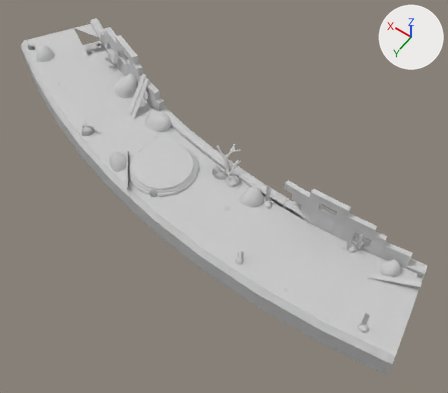
An edit to the FBX model Assets/Props/Pisos_1-2/Q1/Q1_fbx.FBX, drawn before and after from the same camera.
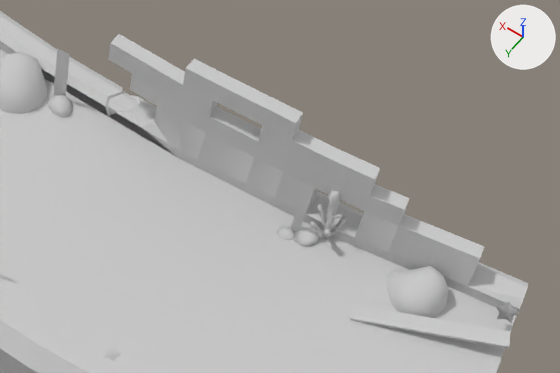
The first picture shows the older version from a 50 mm lens placed at (-5.1, 40.4, 19.4), pointed at (3.7, 28.1, 0.1). The close-ups show both versions on the part from 55% to 98% of the width and 43% to 75% of the height of that picture; other places that the commit changed are outside them. The axes (+X, +Y, +Z) are drawn at upper right. The lights are the same throughout. Where no turn or scale is listed for an object, it has been applied to the vertices. Vertices at the same position are counted once.

In view in the first close-up: 'ALGAS', 'CORAL', 'MADERA1', 'PIEDRAS3', 'PIEDRASALGAS', 'QUESITO1'.
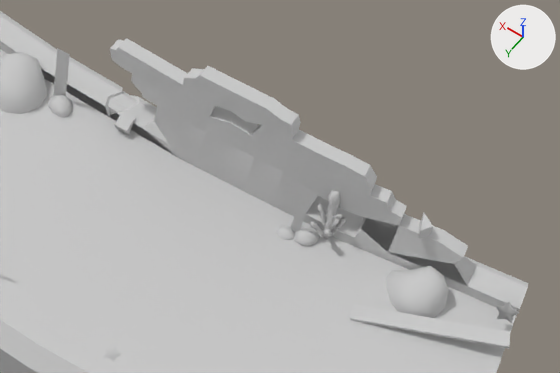
Where the change shows, as pixel boxes [x1, y1, x2, y2] in the close-ups (560 x 373 px):
'TROZOSPARED', added: after [114, 110, 433, 239]
part 1 of me_mesh_002, built on: before [108, 34, 529, 373]; after [110, 38, 476, 286]

What the commit changed:
Material 'trozopared' (mat_trozopared) is new.
Its base color is (0.588, 0.588, 0.588) (light grey #cacaca).
Its roughness is 0.859.
me_mesh_002 is used by ob_quesito1; location (0.0, 0.0, 0.0).
me_mesh_002 had 331 vertices, 344 faces and spanned x -4.9..16.2, y 23.6..31.4, z 0.0..2.7.
me_mesh_002 now has 411 vertices, 441 faces and spans x -4.9..16.2, y 23.6..31.4, z 0.0..2.8.
me_mesh_002 part 1: 2 vertices moved from x -1.7, y 27.6..27.8, z 1.7 to x -1.7, y 27.6..27.8, z 1.6; 30 vertices removed from x -3.7..1.2, y 27.3..27.9, z 1.1..2.6; 68 vertices added at x -3.5..1.2, y 27.4..27.9, z 1.3..2.6.
Mesh me_mesh_012 is new.
It has 24 vertices, 20 faces and spans x -7.9..7.8, y -1.8..1.3, z -0.2..0.6.
It uses material mat_trozopared (light grey #cacaca).
Object 'TROZOSPARED' (ob_trozospared) is new; it shows me_mesh_012.
Its location is (4.86, 26.82, 1.26).
